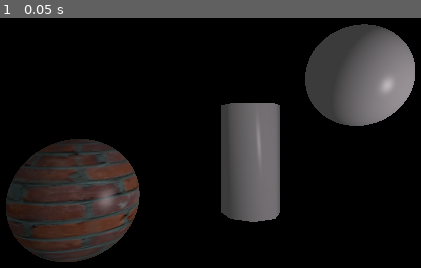
Above: before the commit, frame 1.
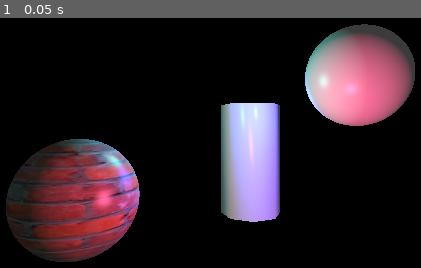
Above: after the commit, the same moment.

Repository: Tweety-lab/GodotAbstractedPhong
Game: Godot game, scene res://Scenes/Example_Scene.tscn
Two runs of this game, one before a commit and one after it. Both use one fixed random seed, a clock stepped at 60 frames per second and the inputs below. The project has no main scene, so this scene is started directly.
Inputs:
- Up to frame 1 (0.05 s): no input

The runs differ from the first frame. In frame 1, 23% of the frame differs, in the area x 8-99%, y 5-96%.

Commit message:
adds multiple lights to example scene

Diff:
--- a/Scenes/Example_Scene.tscn
+++ b/Scenes/Example_Scene.tscn
@@ -34,8 +34,18 @@
 material = SubResource("ShaderMaterial_bqgf5")
 
 [node name="OmniLight3D2" type="OmniLight3D" parent="."]
-transform = Transform3D(1, 0, 0, 0, 1, 0, 0, 0, 1, 1.99212, 0.162927, -3.96484)
-light_color = Color(0.448809, 0.428419, 0.444086, 1)
+transform = Transform3D(1, 0, 0, 0, 1, 0, 0, 0, 1, 1.44022, 0.162927, -1.6714)
+light_color = Color(0.693891, 0.260184, 0.404945, 1)
+omni_range = 20.0
+
+[node name="OmniLight3D3" type="OmniLight3D" parent="."]
+transform = Transform3D(1, 0, 0, 0, 1, 0, 0, 0, 1, 0.171845, 0.854089, -0.726543)
+light_color = Color(0.128569, 0.499358, 0.45623, 1)
+omni_range = 20.0
+
+[node name="OmniLight3D4" type="OmniLight3D" parent="."]
+transform = Transform3D(1, 0, 0, 0, 1, 0, 0, 0, 1, -0.798316, 0.854089, -2.06316)
+light_color = Color(0.20271, 0.328327, 1, 1)
 omni_range = 20.0
 
 [node name="CSGMesh3D" type="CSGMesh3D" parent="."]
